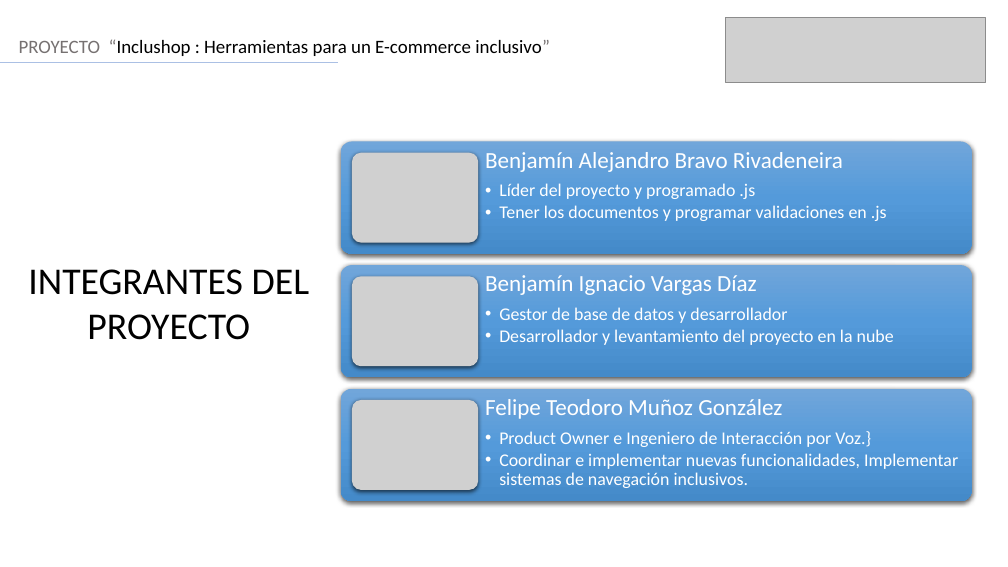
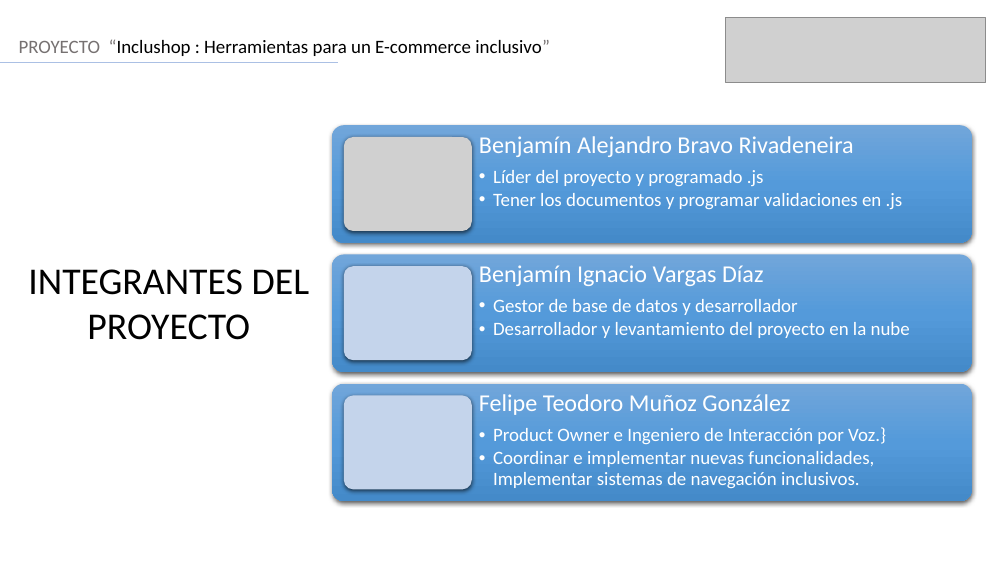
Before and after one commit to FelipeMunhoz18/FelipeMunhoz18-Bravo-Vargas-Munoz-Docs, a slide deck: slide 2 of Fase 3/Evidencias Grupales/Formato Presentación final.pptx. Drawn at 1008x567 pixels with LibreOffice and Linux fonts; fonts in the diff are those of the drawing; grey boxes stand for pictures. Boxes give left, top, right and bottom in pixels: in the first picture for what was removed or moved away, otherwise in the second. Text is boxed around its words. In the diff, an @@ line names an element or a change of style, - is before the commit and + after.

```diff
--- a/Fase 3/Evidencias Grupales/Formato Presentación final.pptx
+++ b/Fase 3/Evidencias Grupales/Formato Presentación final.pptx
@@ rounded rectangle: place and size @@
-rounded rectangle at <box>341,141,972,254</box>
+rounded rectangle at <box>332,126,972,243</box>
@@ picture: place and size @@
-picture at <box>352,153,479,243</box>
+picture at <box>344,137,472,231</box>
@@ text "Benjamín Alejandro Bravo Rivadeneira": place and size @@
-text "Benjamín Alejandro Bravo Rivadeneira" at <box>485,152,887,221</box>
+text "Benjamín Alejandro Bravo Rivadeneira" at <box>479,136,903,209</box>
@@ text "Benjamín Alejandro Bravo Rivadeneira" at <box>479,136,903,209</box>: size 22 to 23 pt in "Benjamín Alejandro Bravo Rivadeneira"; size 17 to 18 pt in "Líder del proyecto y programado .js", "Tener los documentos y programar validaciones en ..." @@
@@ rounded rectangle: place and size @@
-rounded rectangle at <box>341,265,972,378</box>
+rounded rectangle at <box>332,255,972,372</box>
@@ rounded rectangle added at <box>344,266,472,360</box>, fill #C4D5EB @@
@@ text "Benjamín Ignacio Vargas Díaz": place and size @@
-text "Benjamín Ignacio Vargas Díaz" at <box>485,275,894,345</box>
+text "Benjamín Ignacio Vargas Díaz" at <box>479,265,910,338</box>
@@ text "Benjamín Ignacio Vargas Díaz" at <box>479,265,910,338</box>: size 22 to 23 pt in "Benjamín Ignacio Vargas Díaz"; size 17 to 18 pt in "Gestor de base de datos y desarrollador", "Desarrollador y levantamiento del proyecto en la ..." @@
@@ picture removed at <box>352,277,479,367</box> @@
@@ rounded rectangle: place and size @@
-rounded rectangle at <box>341,389,972,501</box>
+rounded rectangle at <box>332,384,972,501</box>
@@ text "Felipe Teodoro Muñoz González" at <box>479,394,886,488</box>: size 22 to 23 pt in "Felipe Teodoro Muñoz González"; size 17 to 18 pt in "Product Owner e Ingeniero de Interacción por ...", "Coordinar e implementar nuevas funcionalidades, Implementar  ..." @@
@@ rounded rectangle added at <box>344,395,472,489</box>, fill #C4D5EB @@
@@ picture removed at <box>352,400,479,490</box> @@
```
Also in this commit, not shown: 5 other slides changed.
